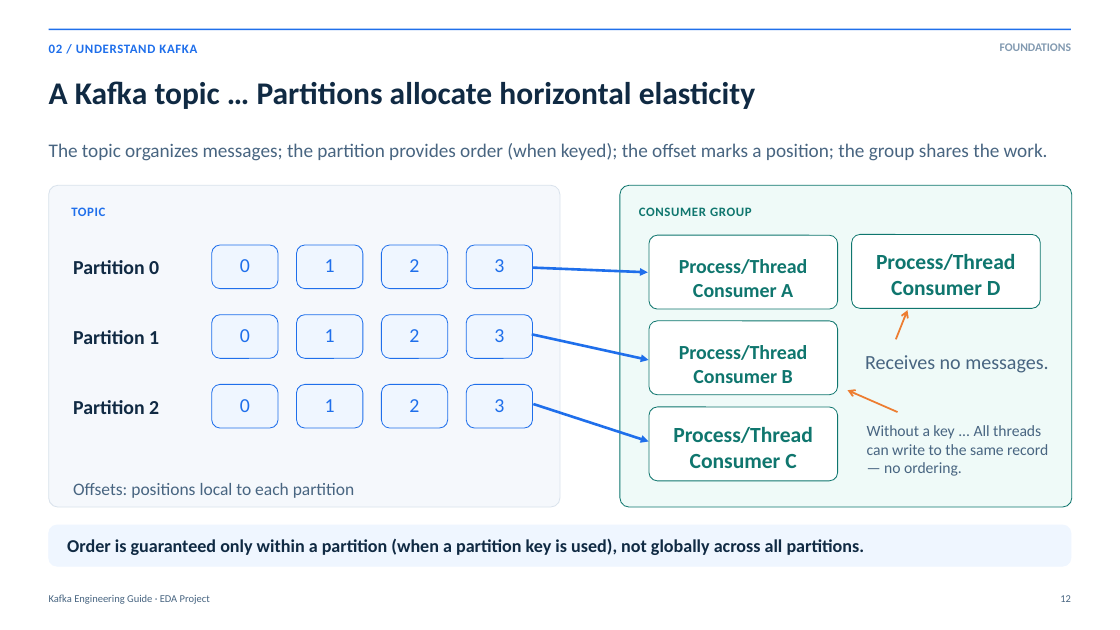
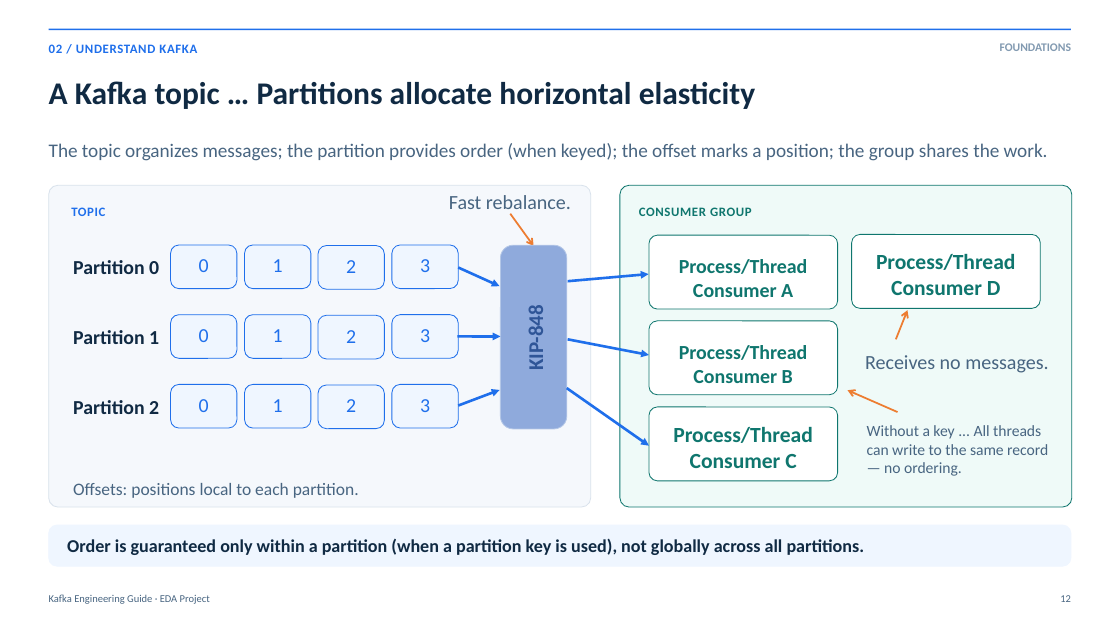
Before and after one commit to rdemers/org-rd-fullstack-springboot-eda, a slide deck: slide 12 of doc/presentation/org-rd-fullstack-springboot-eda-en.pptx. Drawn at 1120x630 pixels with LibreOffice and Linux fonts; fonts in the diff are those of the drawing. Boxes give left, top, right and bottom in pixels: in the first picture for what was removed or moved away, otherwise in the second. Text is boxed around its words. In the diff, an @@ line names an element or a change of style, - is before the commit and + after.

```diff
--- a/doc/presentation/org-rd-fullstack-springboot-eda-en.pptx
+++ b/doc/presentation/org-rd-fullstack-springboot-eda-en.pptx
@@ rounded rectangle resized from (x1=49, y1=186, x2=560, y2=507) to (x1=49, y1=186, x2=591, y2=507) @@
@@ text added at (x1=449, y1=195, x2=571, y2=214), 17.2 pt, text #486581 @@
+Fast rebalance.
@@ arrow added from (511, 213) to (534, 246), #ED7D31 1.5 pt @@
@@ 3 rounded rectangles moved together from (x1=381, y1=245, x2=448, y2=429) to (x1=392, y1=245, x2=459, y2=429) @@
@@ arrow added from (459, 267) to (500, 287), #1F6FEB 2.25 pt @@
@@ rounded rectangle added at (x1=501, y1=245, x2=567, y2=429), fill #8FAADC, outline #B4C7E7 0.7 pt @@
@@ arrow moved from (533, 268) - (648, 272) to (568, 281) - (649, 274) @@
@@ 3 texts moved together from (x1=409, y1=259, x2=419, y2=412) to (x1=346, y1=260, x2=356, y2=412) @@
@@ text added at (x1=523, y1=311, x2=549, y2=369), 18 pt, text #2F5597, bold @@
+KIP-848
@@ arrow added from (458, 337) to (501, 337), #1F6FEB 2.25 pt @@
@@ arrow moved from (532, 334) - (649, 360) to (568, 339) - (649, 355) @@
@@ 3 rounded rectangles moved together from (x1=466, y1=245, x2=533, y2=429) to (x1=171, y1=245, x2=237, y2=429) @@
@@ 3 rounded rectangles moved together from (x1=212, y1=245, x2=278, y2=429) to (x1=245, y1=245, x2=311, y2=429) @@
@@ 3 rounded rectangles moved together from (x1=297, y1=245, x2=363, y2=429) to (x1=318, y1=245, x2=385, y2=429) @@
@@ arrow moved from (534, 404) - (649, 442) to (567, 388) - (649, 446) @@
@@ 3 texts moved together from (x1=240, y1=259, x2=250, y2=412) to (x1=199, y1=259, x2=209, y2=412) @@
@@ 3 texts moved together from (x1=325, y1=259, x2=335, y2=412) to (x1=273, y1=259, x2=283, y2=412) @@
@@ 3 texts moved together from (x1=494, y1=259, x2=504, y2=412) to (x1=420, y1=259, x2=430, y2=412) @@
@@ arrow added from (459, 406) to (500, 390), #1F6FEB 2.25 pt @@
@@ text at (x1=73, y1=483, x2=359, y2=498): text changed @@
-Offsets: positions local to each partition
+Offsets: positions local to each partition.
```
Also in this commit, not shown: 2 other slides changed, 9 other files.
